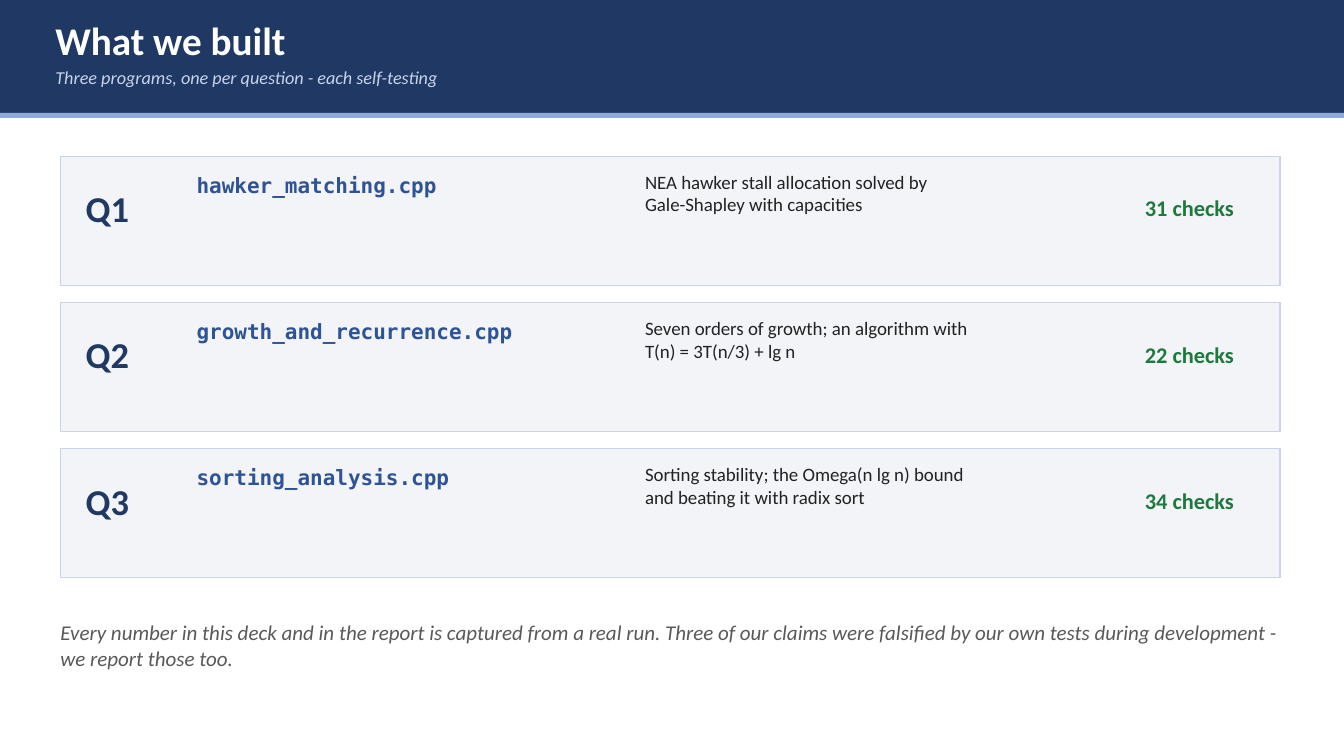
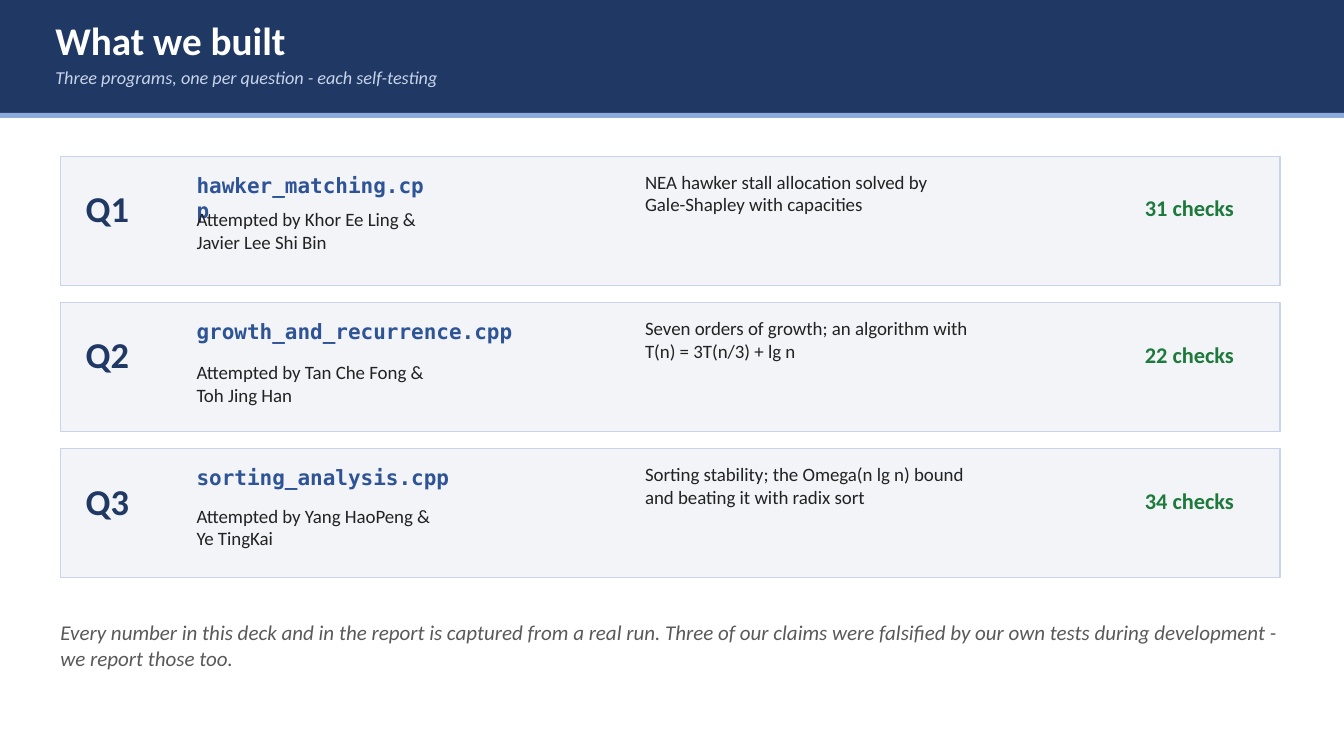
Before and after one commit to Toh-JH/AlgoAnalysis-T07, a slide deck: slide 2 of Assignment1_T07-2402135,2402167,2402836,2402903,2402255,2401738/T07-2402135,2402167,2402836,2402903,2402255,2401738.pptx. Drawn at 1344x756 pixels with LibreOffice and Linux fonts; fonts in the diff are those of the drawing. Boxes give left, top, right and bottom in pixels: in the first picture for what was removed or moved away, otherwise in the second. Text is boxed around its words. In the diff, an @@ line names an element or a change of style, - is before the commit and + after.

Commit message:
updated slides

```diff
--- a/Assignment1_T07-2402135,2402167,2402836,2402903,2402255,2401738/T07-2402135,2402167,2402836,2402903,2402255,2401738.pptx
+++ b/Assignment1_T07-2402135,2402167,2402836,2402903,2402255,2401738/T07-2402135,2402167,2402836,2402903,2402255,2401738.pptx
@@ text "hawker_matching.cpp" rewrapped from (197,176,437,198) to (197,176,424,198) @@
@@ text added at (197,211,399,249), 13.5 pt, text #222222 @@
+Attempted by Khor Ee Ling & Javier Lee Shi Bin
@@ text added at (197,366,406,406), 13.5 pt, text #222222 @@
+Attempted by Tan Che Fong & Toh Jing Han
@@ text added at (197,510,413,549), 13.5 pt, text #222222 @@
+Attempted by Yang HaoPeng & Ye TingKai
```
